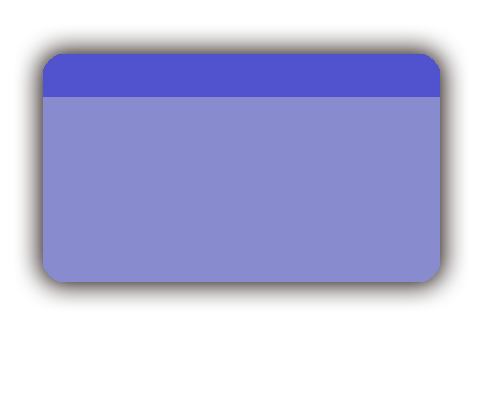
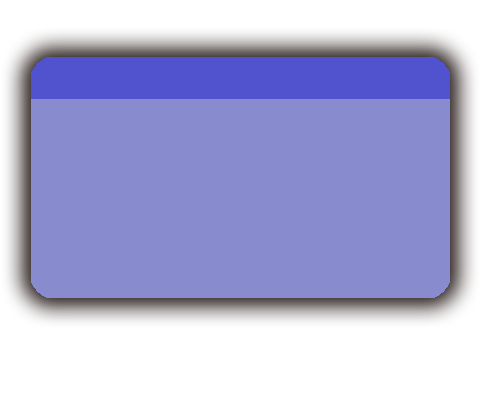
Revision of a layered 488x397 image; what changed, layer by layer:
painted on "图层 2" over (21, 26, 455, 99)
renamed "图层 1" to "图层 3", painted on it over (31, 54, 450, 298)
